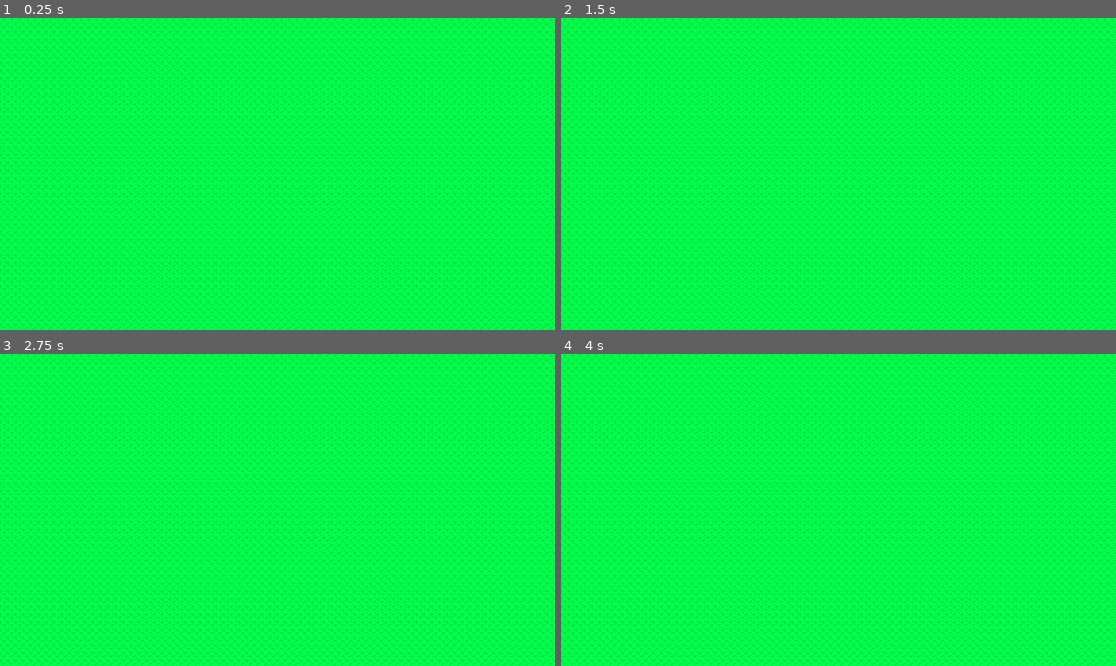
Above: before the commit, frames 1-4 (two rows, left to right).
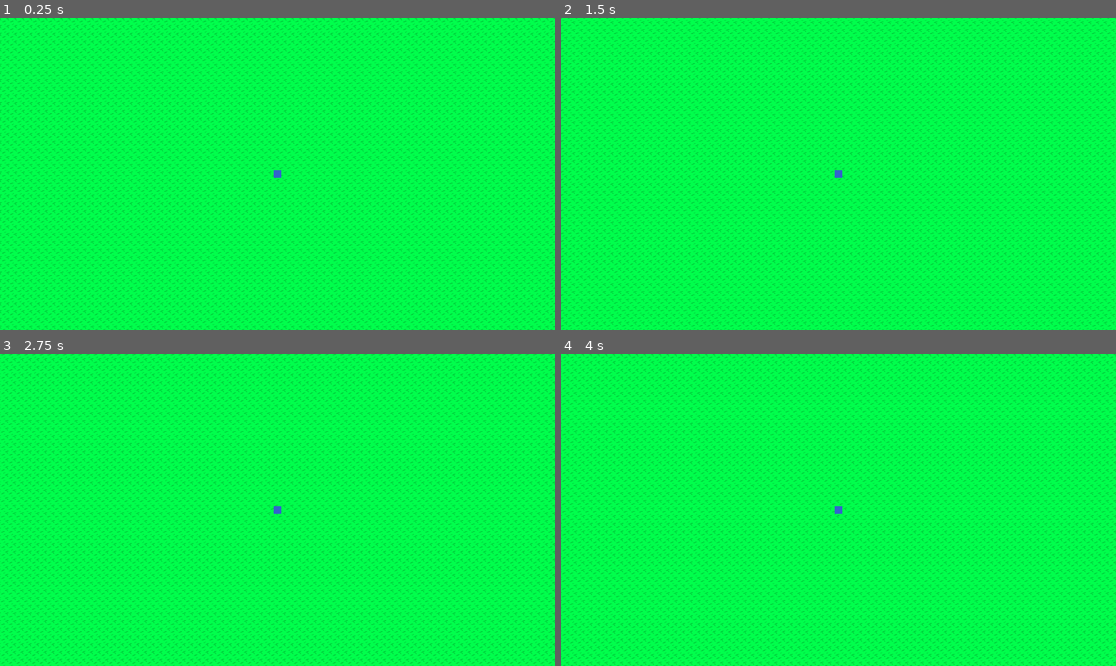
Above: after the commit, the same moments.

Repository: Pokebrouserkat/world
Game: Godot game, scene res://world.tscn
The game is run twice, just before and just after one commit, with the same random seed, the same clock (stepped at 60 frames per second) and the same inputs.
Inputs:
- Up to frame 1 (0.25 s): no input
- Up to frame 2 (1.5 s): tap Enter at 0.5 s; hold Right 0.53-1.28 s; hold Down from 1.28 s (still down)
- Up to frame 3 (2.75 s): release Down at 2.03 s; hold Right from 2.03 s (still down)
- Up to frame 4 (4 s): release Right at 2.78 s; hold Up 2.78-3.53 s; hold Left from 3.53 s (still down)

The runs differ from the first frame. In frame 1, 24% of the frame differs, in the area x 0-100%, y 0-100%; in frame 2, 19%; in frame 3, 23%; in frame 4, 25%.

Commit message:
Add player character with camera
- CharacterBody2D with WASD/arrow key movement
- Camera2D attached to player for following
- Simple blue square as placeholder visual

🤖 Generated with [Claude Code](https://claude.com/claude-code)

Co-Authored-By: Claude <noreply@anthropic.com>

Diff:
--- /dev/null
+++ b/player.gd
@@ -0,0 +1,19 @@
+extends CharacterBody2D
+
+@export var speed: float = 200.0
+
+
+func _physics_process(_delta: float) -> void:
+    var input_dir = Vector2.ZERO
+
+    if Input.is_key_pressed(KEY_LEFT) or Input.is_key_pressed(KEY_A):
+        input_dir.x -= 1
+    if Input.is_key_pressed(KEY_RIGHT) or Input.is_key_pressed(KEY_D):
+        input_dir.x += 1
+    if Input.is_key_pressed(KEY_UP) or Input.is_key_pressed(KEY_W):
+        input_dir.y -= 1
+    if Input.is_key_pressed(KEY_DOWN) or Input.is_key_pressed(KEY_S):
+        input_dir.y += 1
+
+    velocity = input_dir.normalized() * speed
+    move_and_slide()
--- /dev/null
+++ b/player.tscn
@@ -0,0 +1,21 @@
+[gd_scene load_steps=3 format=3 uid="uid://b8m74sik1k6mp"]
+
+[ext_resource type="Script" uid="uid://chh1pubjqui4t" path="res://player.gd" id="1_player"]
+
+[sub_resource type="RectangleShape2D" id="RectangleShape2D_1"]
+size = Vector2(16, 16)
+
+[node name="Player" type="CharacterBody2D"]
+script = ExtResource("1_player")
+
+[node name="CollisionShape2D" type="CollisionShape2D" parent="."]
+shape = SubResource("RectangleShape2D_1")
+
+[node name="Visual" type="ColorRect" parent="."]
+offset_left = -8.0
+offset_top = -8.0
+offset_right = 8.0
+offset_bottom = 8.0
+color = Color(0.2, 0.4, 0.8, 1)
+
+[node name="Camera2D" type="Camera2D" parent="."]
--- a/world.gd
+++ b/world.gd
@@ -60,6 +60,5 @@
 
 
 func get_tile_type(x: int, y: int) -> TileType:
-    # TODO: Implement seeded RNG and biome generation
-    # For now, always return grass
+    # TODO: seeded RNG
     return TileType.GRASS
--- a/world.tscn
+++ b/world.tscn
@@ -1,7 +1,8 @@
-[gd_scene load_steps=5 format=3 uid="uid://c6uff8f1xdojf"]
+[gd_scene load_steps=6 format=3 uid="uid://c6uff8f1xdojf"]
 
 [ext_resource type="Texture2D" uid="uid://huo76fjmjhqp" path="res://grass.png" id="1_f3sb7"]
 [ext_resource type="Script" uid="uid://b6hktgs6xgdqk" path="res://world.gd" id="2_world"]
+[ext_resource type="PackedScene" path="res://player.tscn" id="3_tlwt5"]
 
 [sub_resource type="TileSetAtlasSource" id="TileSetAtlasSource_fj7yv"]
 texture = ExtResource("1_f3sb7")
@@ -17,3 +18,5 @@
 tile_set = SubResource("TileSet_gv5m4")
 occlusion_enabled = false
 script = ExtResource("2_world")
+
+[node name="Player" parent="." instance=ExtResource("3_tlwt5")]
Not shown, added: player.gd.uid
